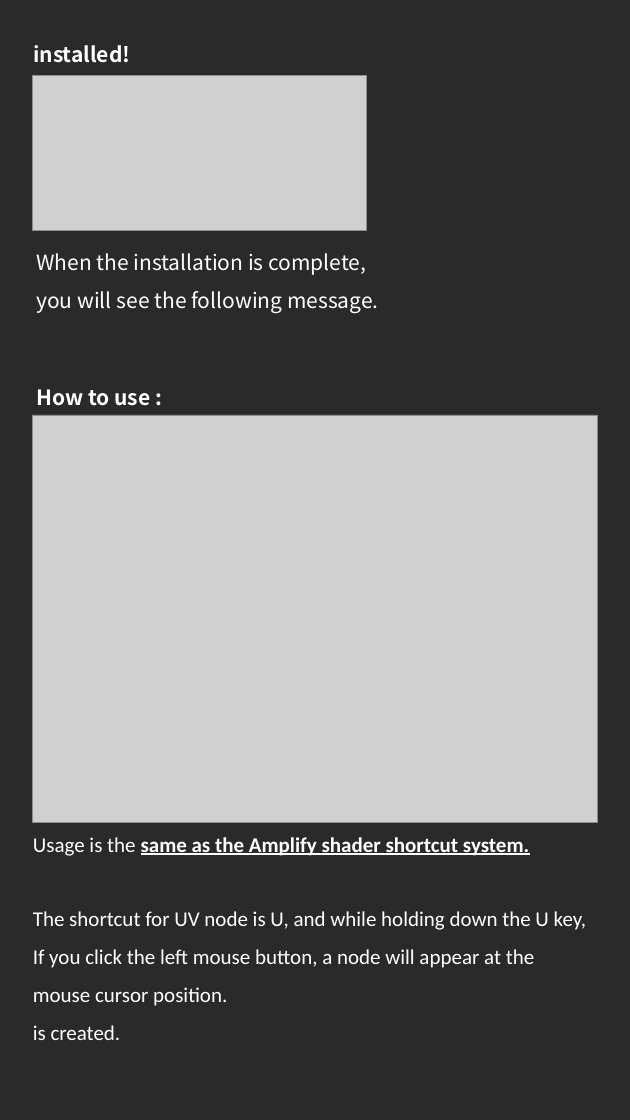
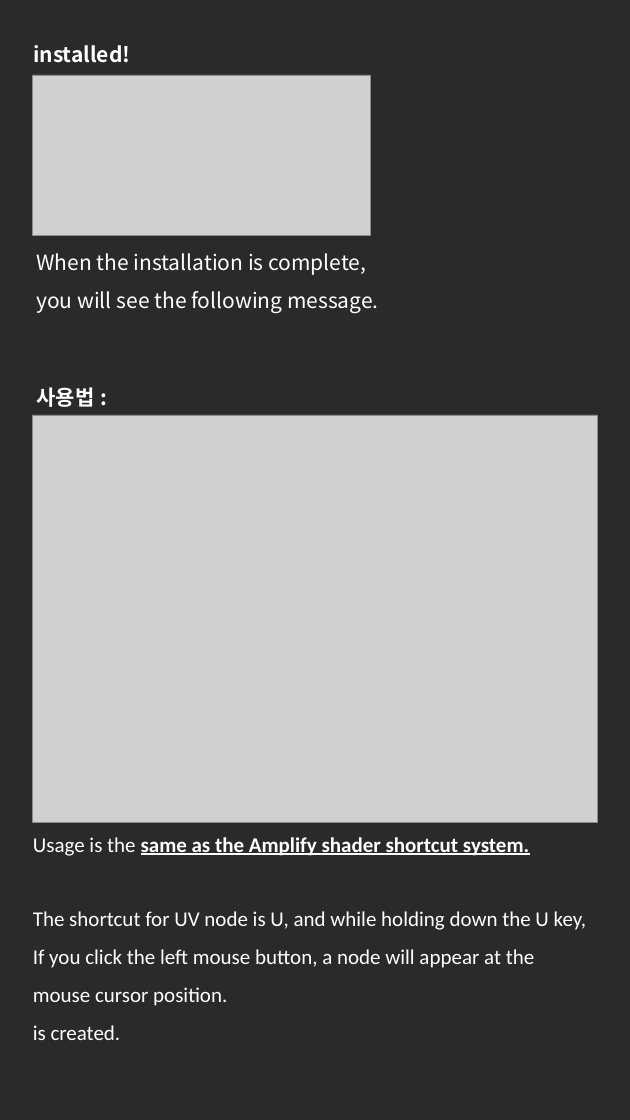
Before and after one commit to NK-Studio/ShaderGraphHotKey, a slide deck: slide 2 of Document EN.pptx. Drawn at 630x1120 pixels with LibreOffice and Linux fonts; fonts in the diff are those of the drawing; grey boxes stand for pictures. Boxes give left, top, right and bottom in pixels: in the first picture for what was removed or moved away, otherwise in the second. Text is boxed around its words. In the diff, an @@ line names an element or a change of style, - is before the commit and + after.

```diff
--- a/Document EN.pptx
+++ b/Document EN.pptx
@@ picture: place and size @@
-picture at (33, 76, 367, 230)
+picture at (33, 75, 370, 235)
@@ text at (36, 387, 94, 407): text changed @@
-How to use :
+사용법 :
```
Also in this commit, not shown: 5 other slides changed, 2 other files.
